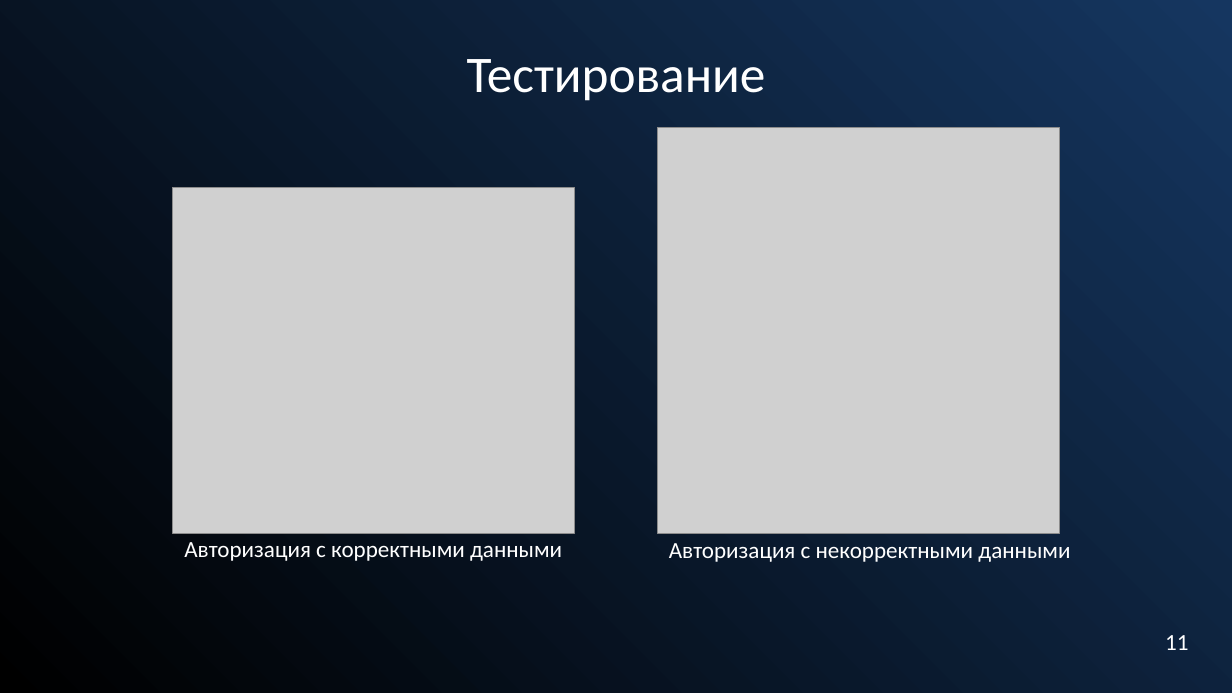
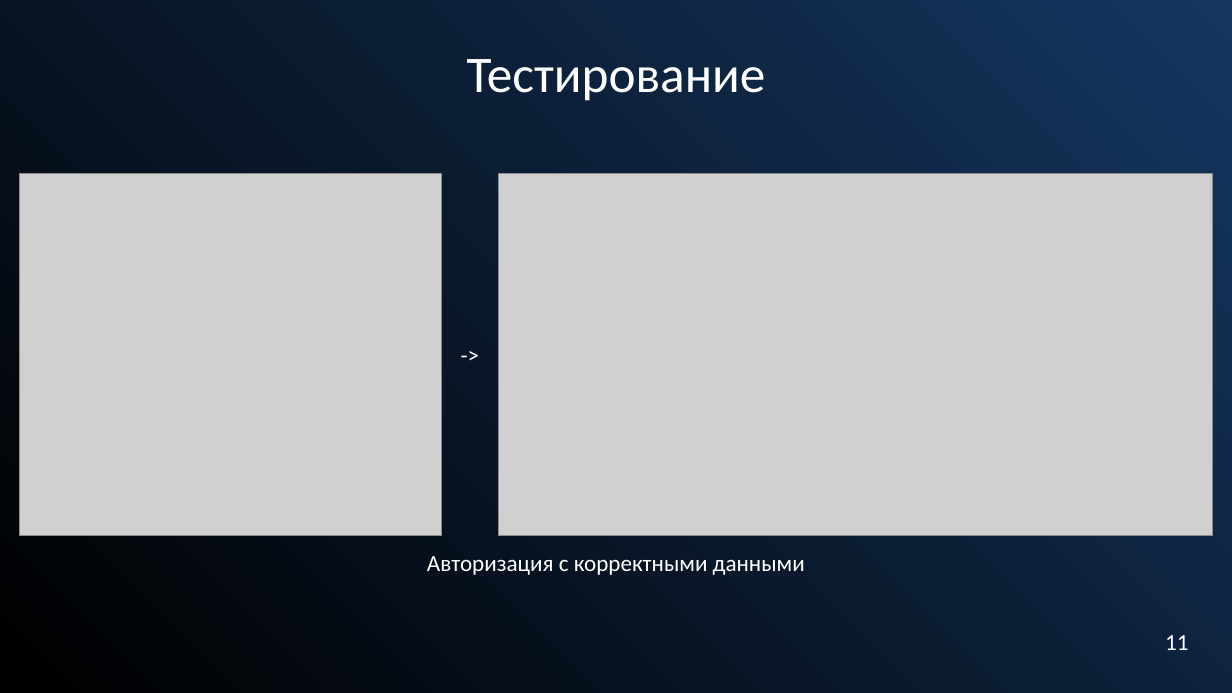
Before and after one commit to Alfamodik/AirCharter, a slide deck: slide 11 of Docs/ВКР/Презентация на защиту диплома.pptx (slide 12 before the commit). Drawn at 1232x693 pixels with LibreOffice and Linux fonts; fonts in the diff are those of the drawing; grey boxes stand for pictures. Boxes give left, top, right and bottom in pixels: in the first picture for what was removed or moved away, otherwise in the second. Text is boxed around its words. In the diff, an @@ line names an element or a change of style, - is before the commit and + after.

```diff
--- a/Docs/ВКР/Презентация на защиту диплома.pptx
+++ b/Docs/ВКР/Презентация на защиту диплома.pptx
@@ picture: place and size @@
-picture at [172,188,575,533]
+picture at [19,174,442,536]
@@ picture: place and size @@
-picture at [657,128,1060,533]
+picture at [498,174,1213,536]
@@ text added at [447,336,494,373], 18 pt, text #FFFFFF @@
+->
@@ text "Авторизация с корректными данными": place and size @@
-text "Авторизация с корректными данными" at [184,542,562,561]
+text "Авторизация с корректными данными" at [427,556,805,575]
@@ text removed at [669,543,1070,562] @@
-Авторизация с некорректными данными
```
Also in this commit, not shown: 16 other slides changed, 5 slides added, 1 slide removed, 3 other files.
